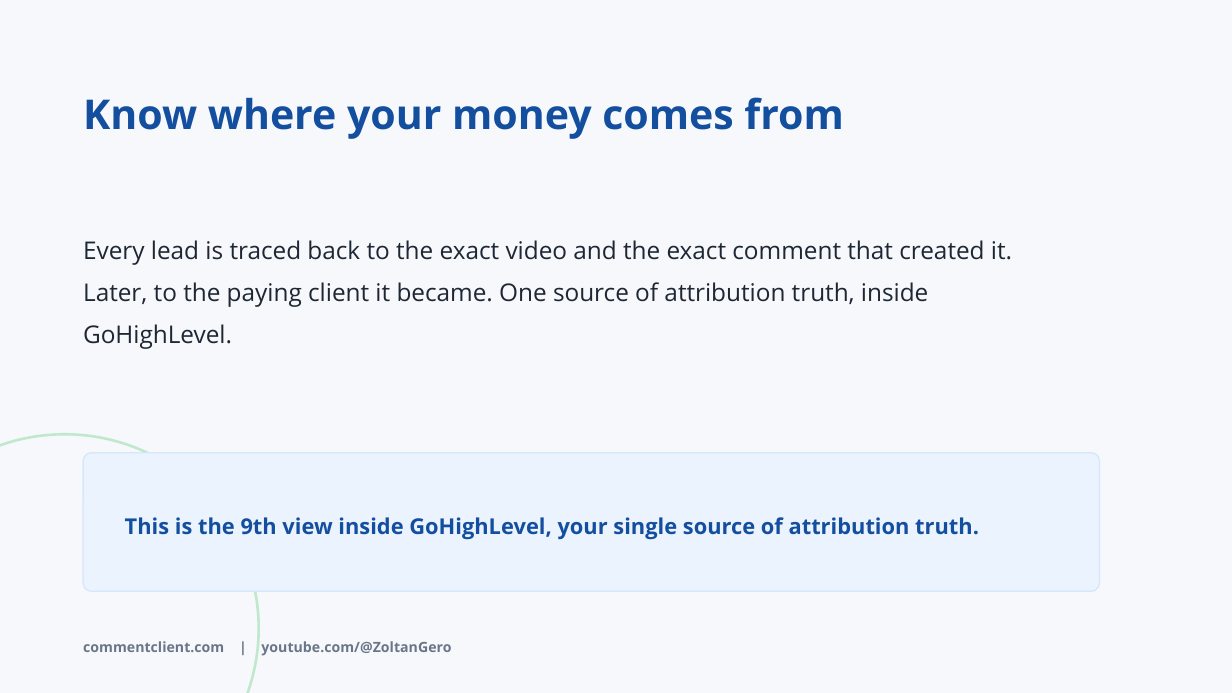
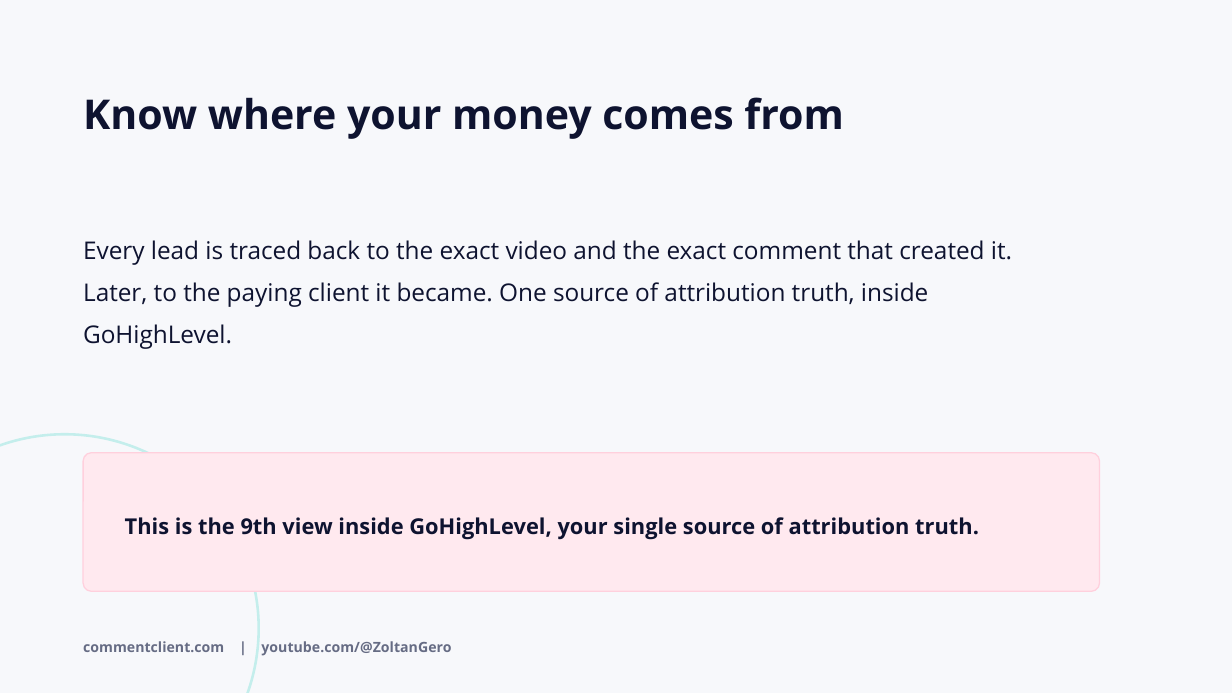
Before and after one commit to YogiZoli/design-system, a slide deck: slide 9 of tools/pptx-template/samples/C2C_Lead_Magnet_Promo.pptx. Drawn at 1232x693 pixels with LibreOffice and Linux fonts; fonts in the diff are those of the drawing. Boxes give left, top, right and bottom in pixels: in the first picture for what was removed or moved away, otherwise in the second. Text is boxed around its words. In the diff, an @@ line names an element or a change of style, - is before the commit and + after.

```diff
--- a/tools/pptx-template/samples/C2C_Lead_Magnet_Promo.pptx
+++ b/tools/pptx-template/samples/C2C_Lead_Magnet_Promo.pptx
@@ background #F6F8FC to #F7F8FB @@
@@ text "Know where your money comes ..." at bbox=[83, 97, 843, 139]: text colour #144F9F to #0E1330 @@
@@ text "Every lead is traced back ..." at bbox=[83, 240, 1012, 349]: text colour #1E2733 to #0E1330 @@
@@ ellipse at bbox=[0, 434, 259, 693]: outline #BFE8CC 2 pt to #C4EEEC 2 pt @@
@@ rounded rectangle at bbox=[83, 453, 1100, 592]: fill #EBF3FE to #FFE9EF; outline #D6E6FD 1 pt to #FFD0DD 1 pt @@
@@ text "This is the 9th view ..." at bbox=[125, 517, 979, 540]: text colour #144F9F to #0E1330 @@
@@ text "commentclient.com | youtube.com/@ZoltanGero" at bbox=[83, 641, 451, 656]: text colour #6A7688 to #666C84 @@
```
Also in this commit, not shown: 9 other slides changed, 10 other files.
